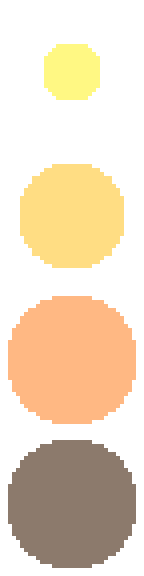
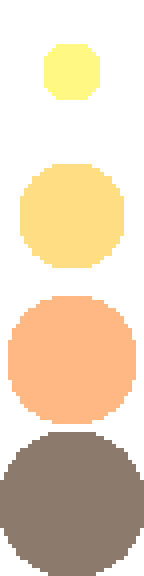
Revision of a layered 144 x 576 image; what changed, layer by layer:
painted on "Copie de Arrière-plan" over [0, 432, 144, 576]
